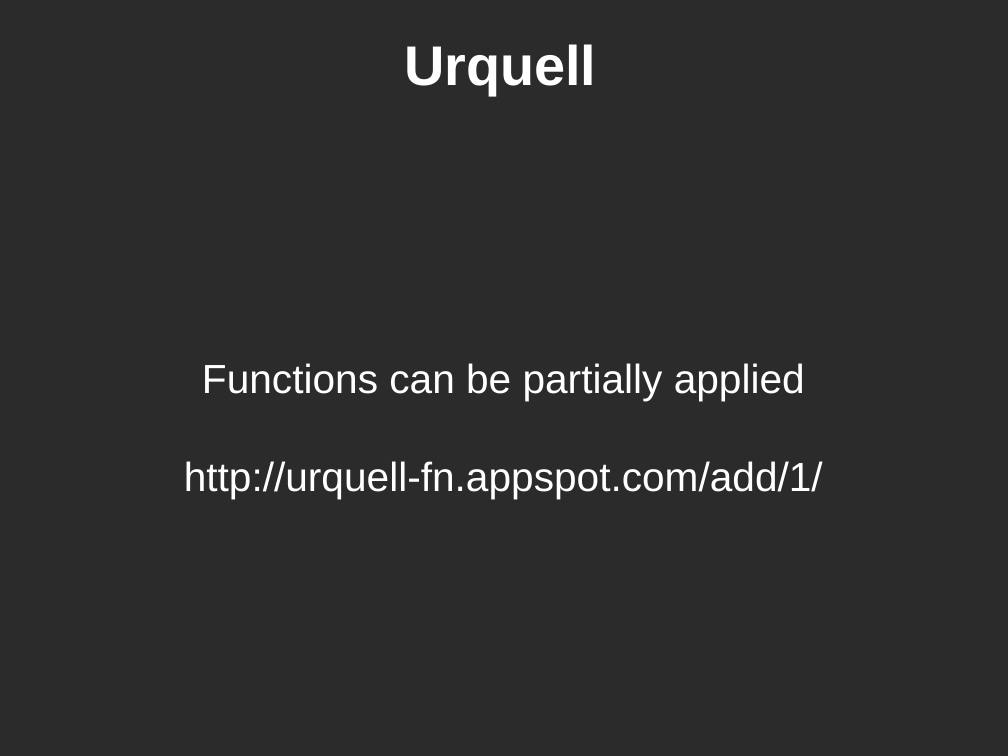
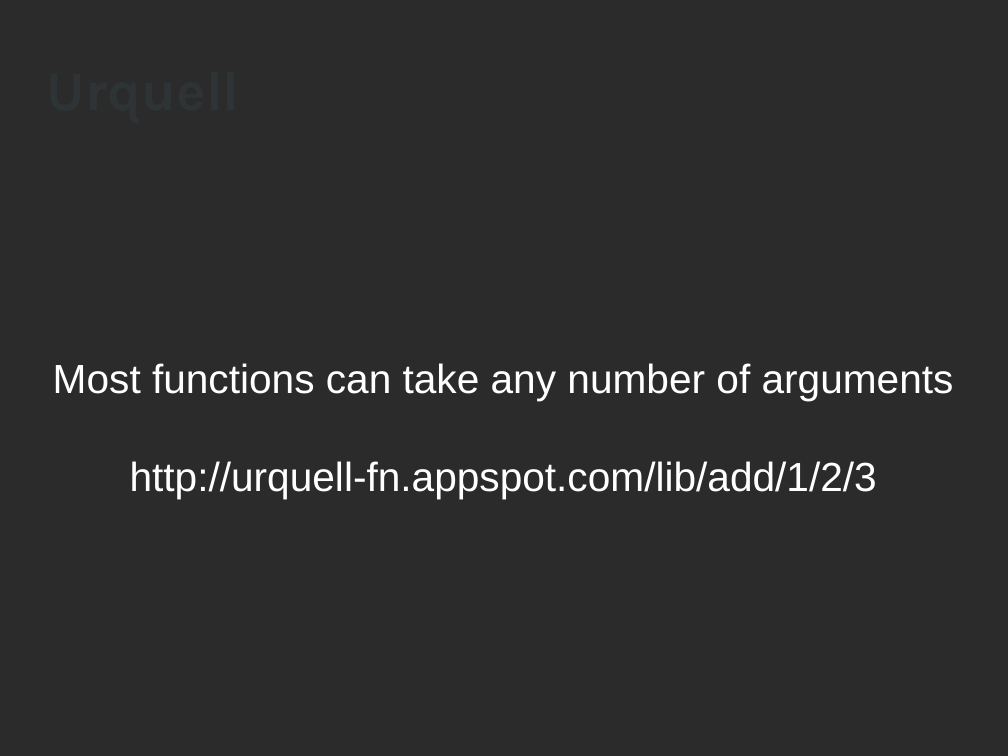
Before and after one commit to KayEss/urquell, a slide deck: slide 4 of Documentation/Introduction to Urquell.odp. Drawn at 1008x756 pixels with LibreOffice and Linux fonts; fonts in the diff are those of the drawing; background and template pictures are left out; a plain dark background stands for a picture behind light text. Boxes give left, top, right and bottom in pixels: in the first picture for what was removed or moved away, otherwise in the second. Text is boxed around its words. In the diff, an @@ line names an element or a change of style, - is before the commit and + after.

Commit message:
Added some more slides to try to explain what Urquell is.

```diff
--- a/Documentation/Introduction to Urquell.odp
+++ b/Documentation/Introduction to Urquell.odp
@@ title "Urquell": place and size @@
-title "Urquell" at (404,44,596,95)
+title "Urquell" at (47,26,954,152)
@@ title "Urquell" at (47,26,954,152): font Arial to Karla, text colour #FFFFFF to #2E3436; alignment centre to left @@
@@ subtitle at (53,363,954,499): text changed @@
-Functions can be partially applied
-http://urquell-fn.appspot.com/add/1/
+Most functions can take any number of arguments
+http://urquell-fn.appspot.com/lib/add/1/2/3
```
Also in this commit, not shown: 3 other slides changed, 5 slides added, 1 slide removed.
